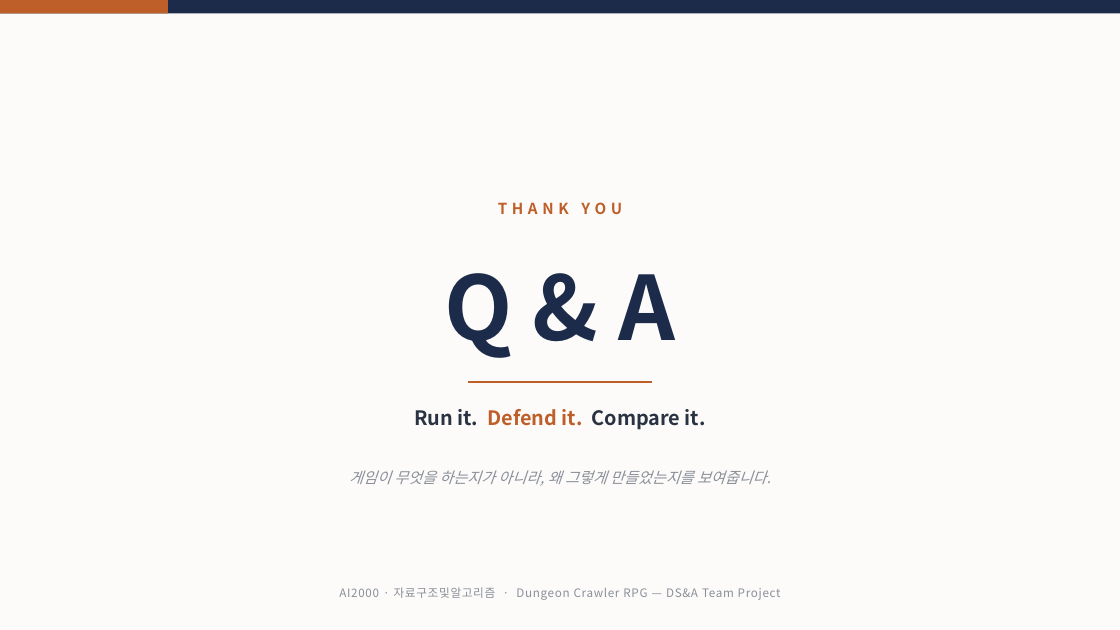
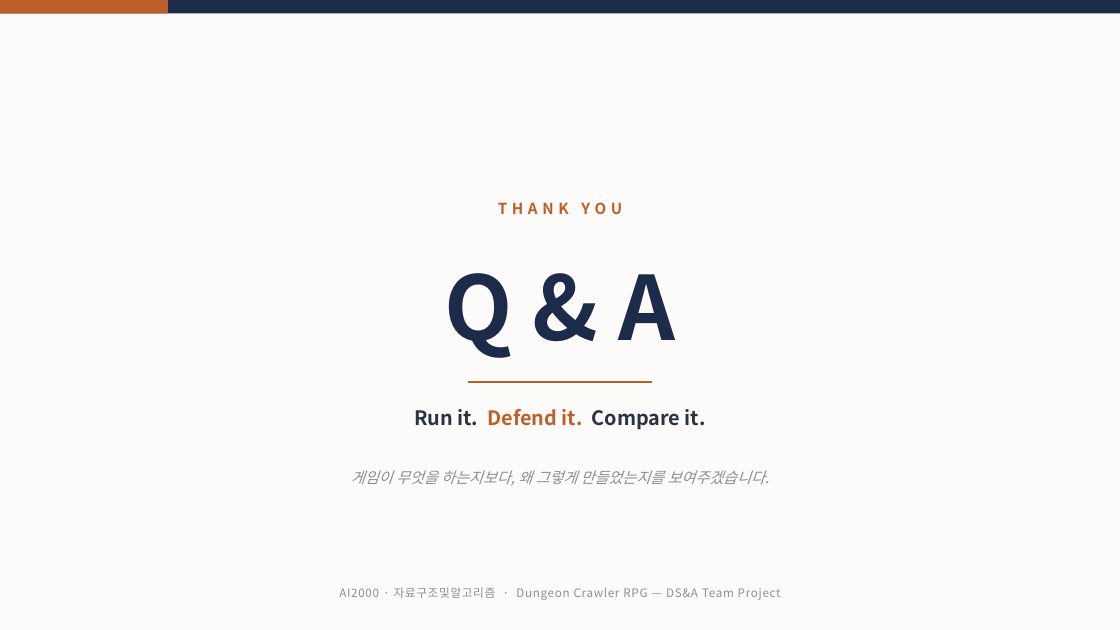
Before and after one commit to chcj5w0/DSA_Dungeon_Project, a slide deck: slide 15 of DSA_Project_평가발표.pptx. Drawn at 1120x630 pixels with LibreOffice and Linux fonts; fonts in the diff are those of the drawing. Boxes give left, top, right and bottom in pixels: in the first picture for what was removed or moved away, otherwise in the second. Text is boxed around its words. In the diff, an @@ line names an element or a change of style, - is before the commit and + after.

```diff
--- a/DSA_Project_평가발표.pptx
+++ b/DSA_Project_평가발표.pptx
@@ text at [351,470,770,486]: text changed @@
-게임이 무엇을 하는지가 아니라, 왜 그렇게 만들었는지를 보여줍니다.
+게임이 무엇을 하는지보다, 왜 그렇게 만들었는지를 보여주겠습니다.
```
Also in this commit, not shown: 14 other slides changed, 10 other files.
